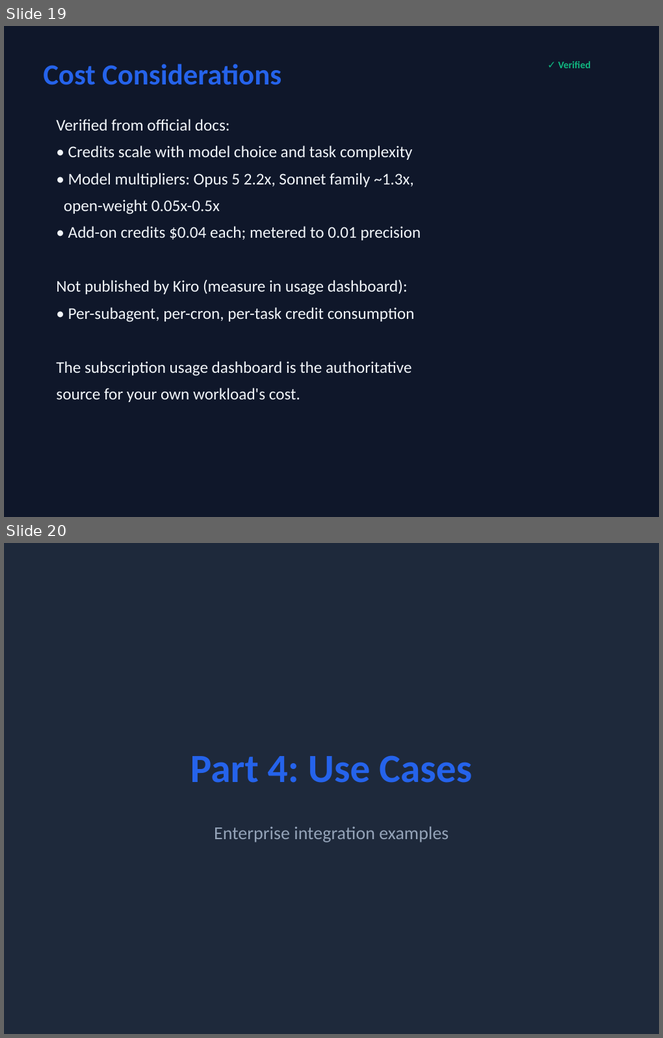
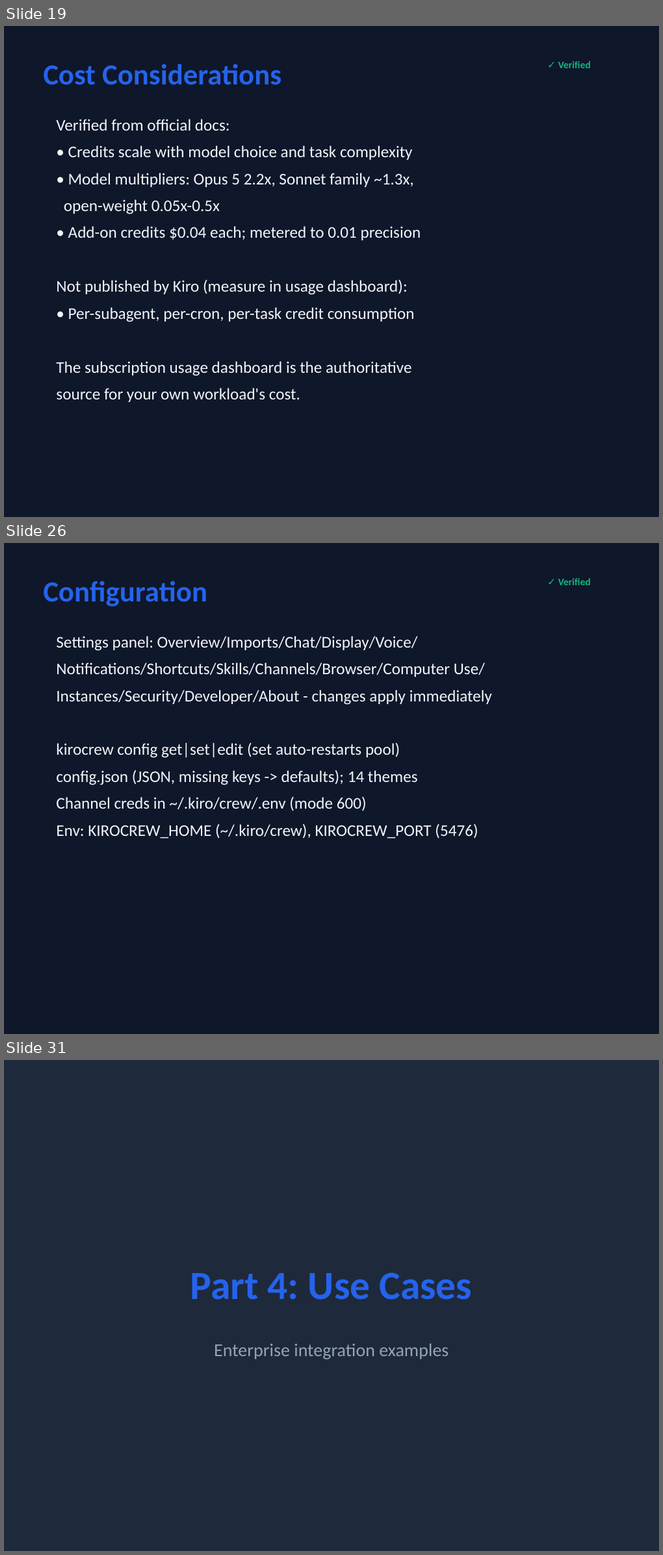
Before and after one commit to timwukp/Kiro-Crew-Training, a slide deck: kiro-crew-training.pptx. Shown one above the other, each under a label of ours: slides 19 and 20 before the commit, slides 19, 26 and 31 after it; the slides between them are not shown. The pictures are 663x1038 and 663x1555 pixels, drawn with LibreOffice and Linux fonts; fonts in the diff are those of the drawing. Boxes give left, top, right and bottom in pixels: in the first picture for what was removed or moved away, otherwise in the second. Text is boxed around its words. In the diff, an @@ line names an element or a change of style, - is before the commit and + after.

Commit message:
Add 10 advanced/enterprise sections (Security, Running 24/7, Interfaces, Chat, Capabilities, Configuration, Multi-instance, Snapshot, Apps, Troubleshooting) for full docs/crew coverage; pptx 29->40 slides

```diff
--- a/kiro-crew-training.pptx
+++ b/kiro-crew-training.pptx
@@ slide 26 added at (x1=4, y1=543, x2=659, y2=1034), background #0F172A @@
@@ text added at (x1=43, y1=581, x2=207, y2=607), 32 pt, text #2563EB, bold @@
+Configuration
@@ text added at (x1=558, y1=578, x2=591, y2=585), 11 pt, text #10B981, bold @@
+✓ Verified
@@ text added at (x1=56, y1=636, x2=492, y2=839), 18 pt, text #F1F5F9 @@
+Settings panel: Overview/Imports/Chat/Display/Voice/
+Notifications/Shortcuts/Skills/Channels/Browser/Computer Use/
+Instances/Security/Developer/About - changes apply immediately
+kirocrew config get|set|edit (set auto-restarts pool)
+config.json (JSON, missing keys -> defaults); 14 themes
+Channel creds in ~/.kiro/crew/.env (mode 600)
+Env: KIROCREW_HOME (~/.kiro/crew), KIROCREW_PORT (5476)
@@ what was slide 20 is now slide 31 @@
```
Also in this commit, not shown: 10 other slides added, 2 other files.
